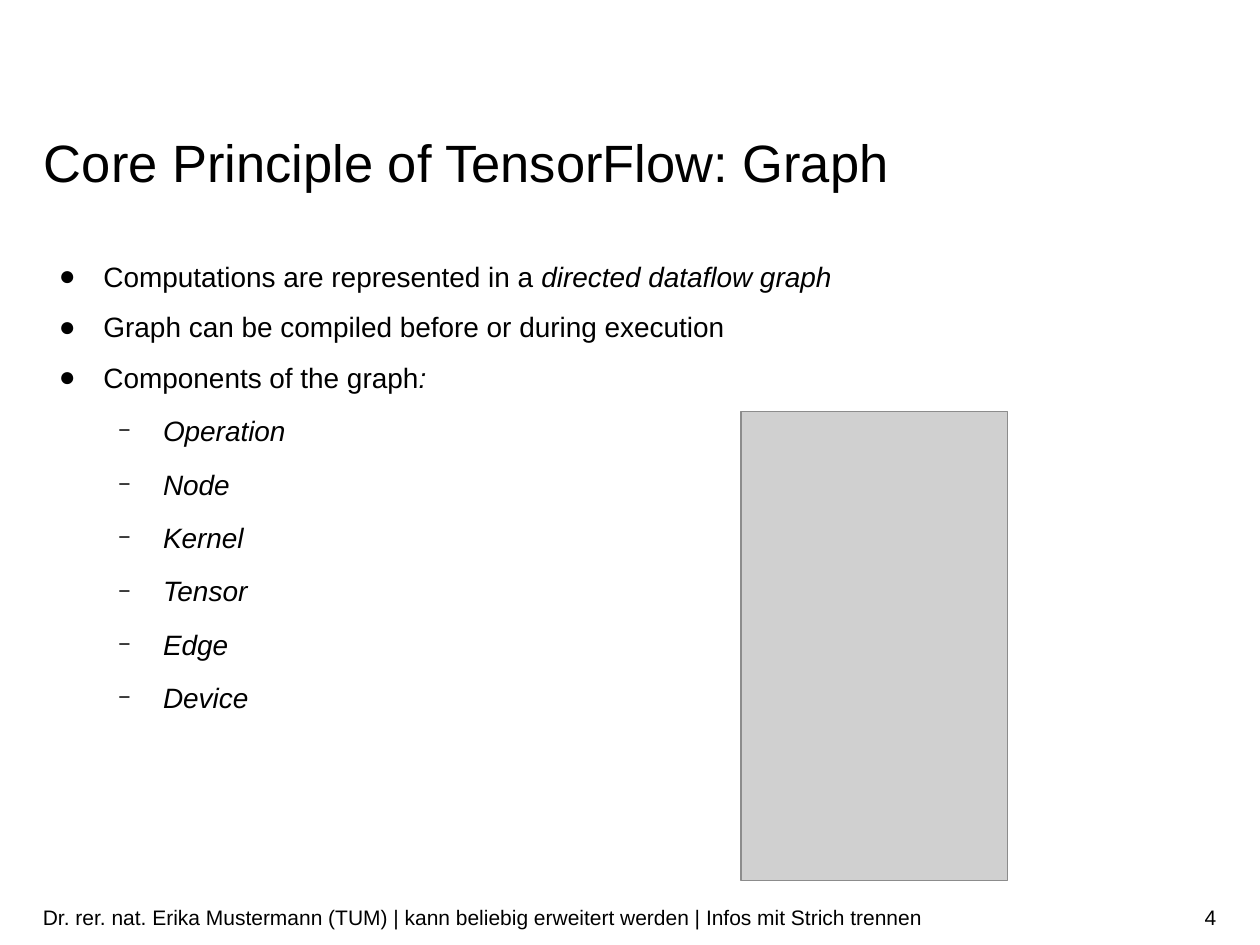
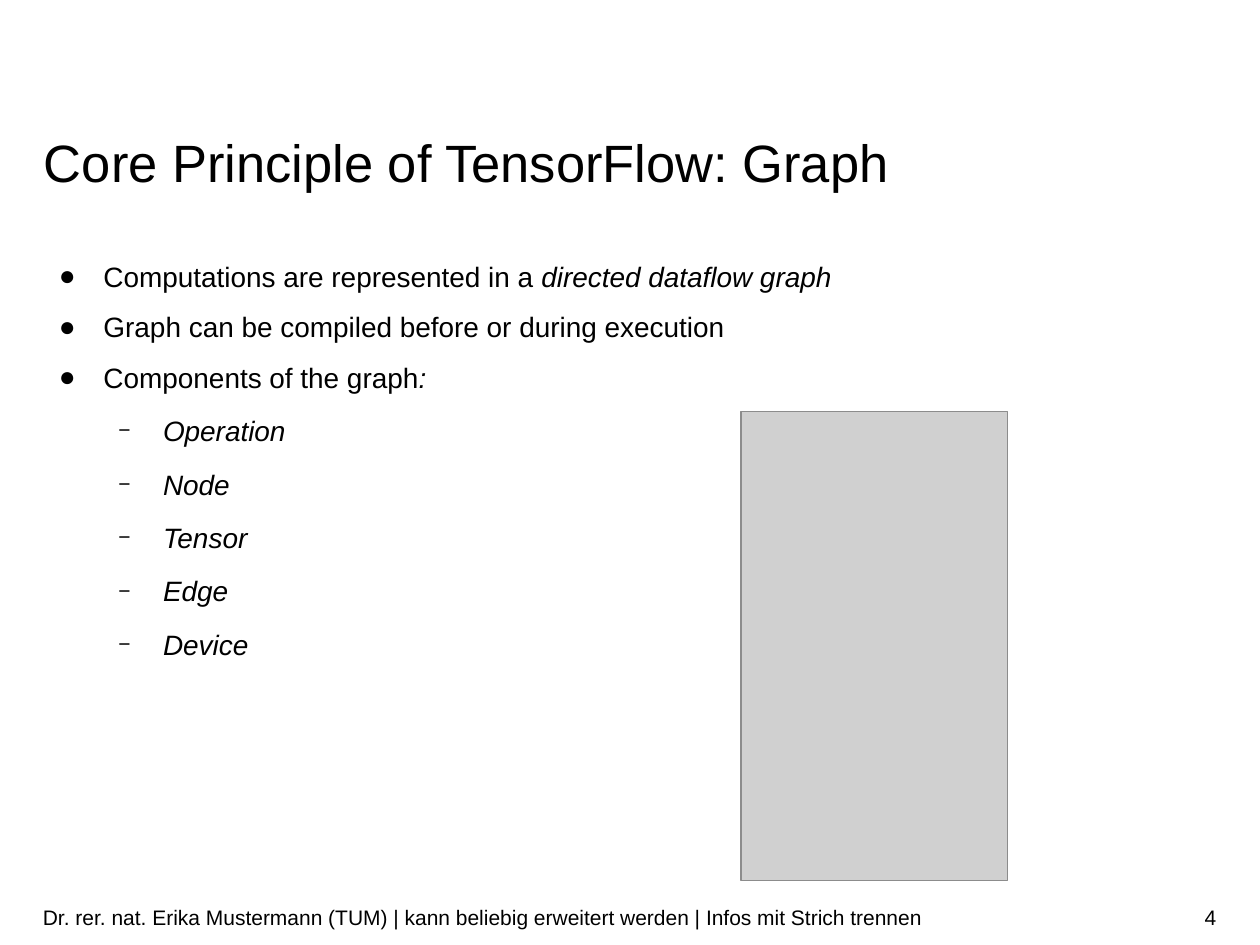
Before and after one commit to ekm01/EPHPC, a slide deck: slide 4 of Presentation/EPHPC_Presentation.odp. Drawn at 1260x945 pixels with LibreOffice and Linux fonts; fonts in the diff are those of the drawing; grey boxes stand for pictures; background and template pictures are left out. Boxes give left, top, right and bottom in pixels: in the first picture for what was removed or moved away, otherwise in the second. Text is boxed around its words. In the diff, an @@ line names an element or a change of style, - is before the commit and + after.

```diff
--- a/Presentation/EPHPC_Presentation.odp
+++ b/Presentation/EPHPC_Presentation.odp
@@ text at <box>163,527,244,549</box>: paragraph removed @@
-  − Kernel
```
Also in this commit, not shown: 2 other slides changed, 1 other file.
